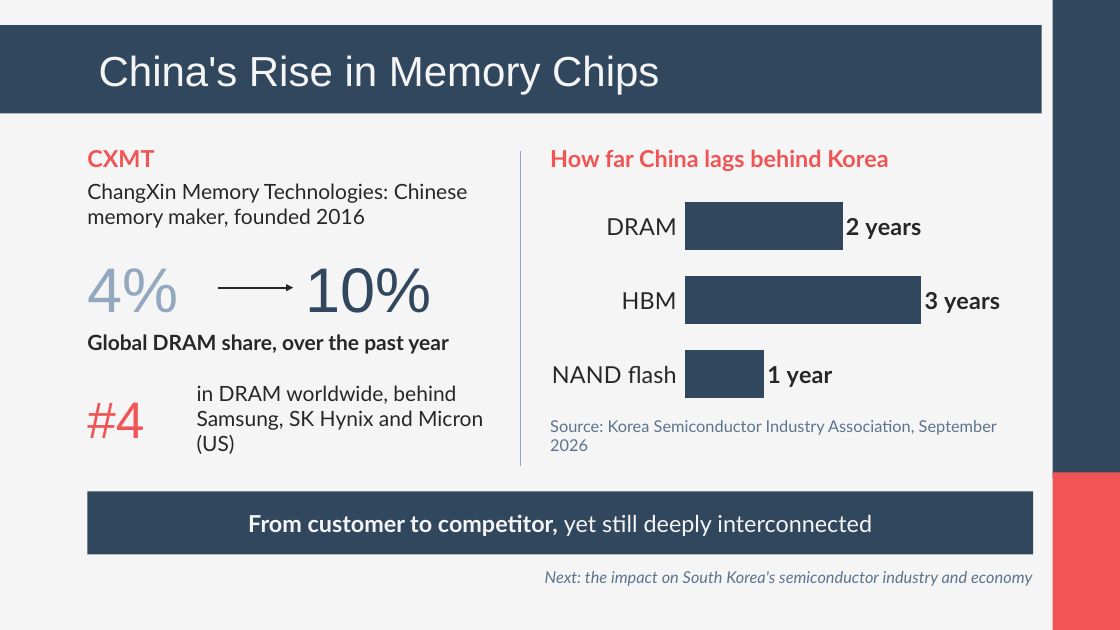
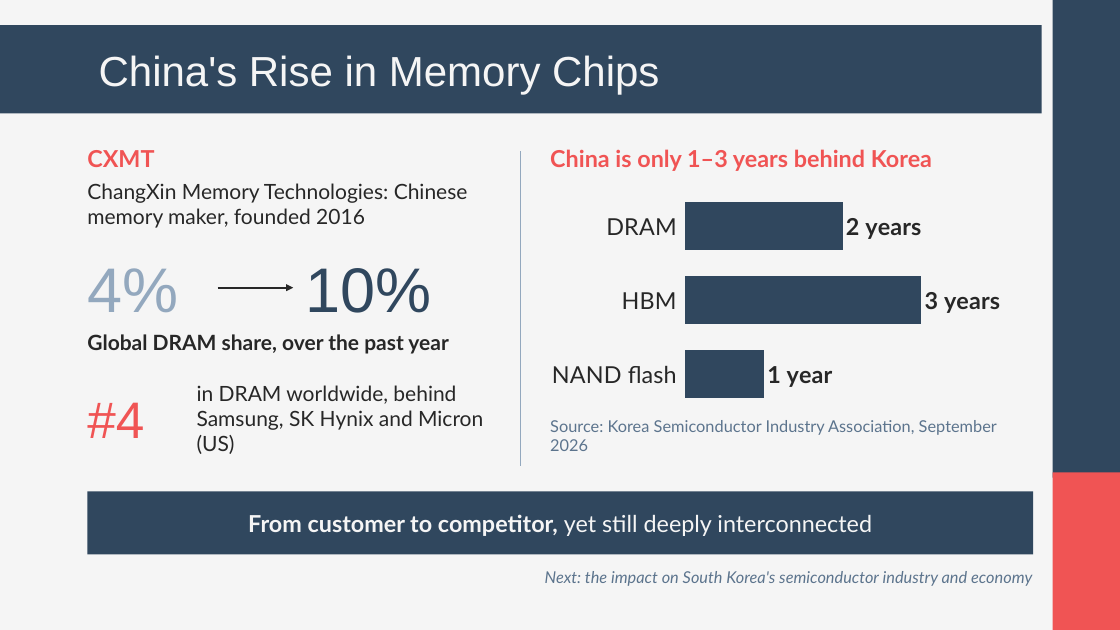
Before and after one commit to andyandrewc21-cyber/owner-repo, a slide deck: slide 5 of korea-china-trade.pptx. Drawn at 1120x630 pixels with LibreOffice and Linux fonts; fonts in the diff are those of the drawing. Boxes give left, top, right and bottom in pixels: in the first picture for what was removed or moved away, otherwise in the second. Text is boxed around its words. In the diff, an @@ line names an element or a change of style, - is before the commit and + after.

```diff
--- a/korea-china-trade.pptx
+++ b/korea-china-trade.pptx
@@ text at (550, 149, 932, 171): text changed @@
-How far China lags behind Korea
+China is only 1–3 years behind Korea
```
